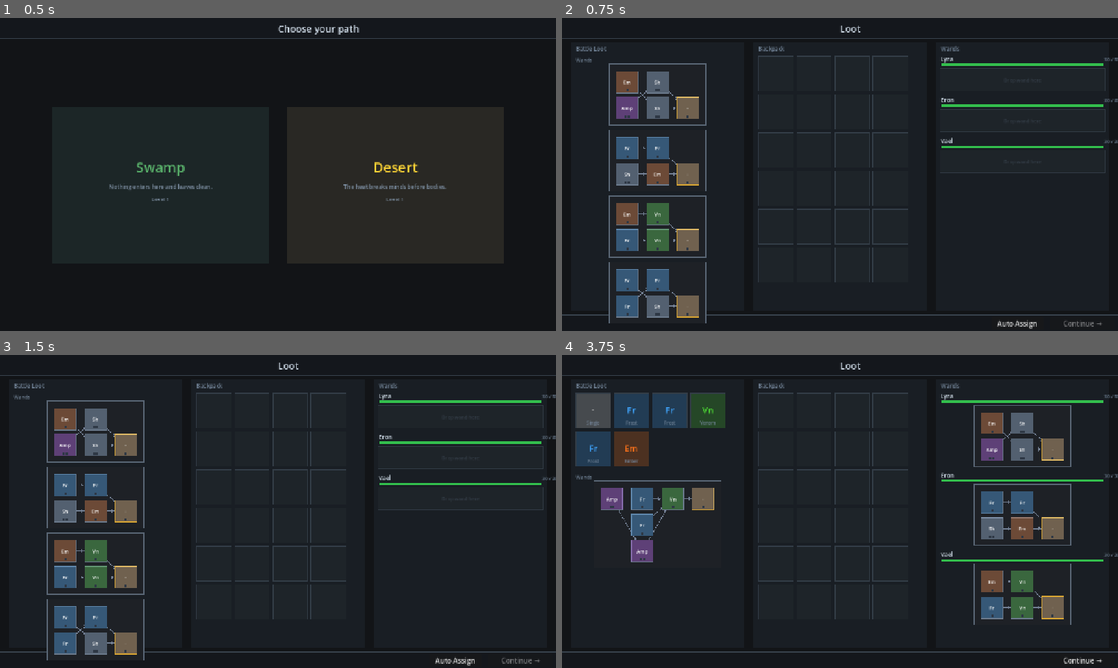
Above: before the commit, frames 1-4 (two rows, left to right).
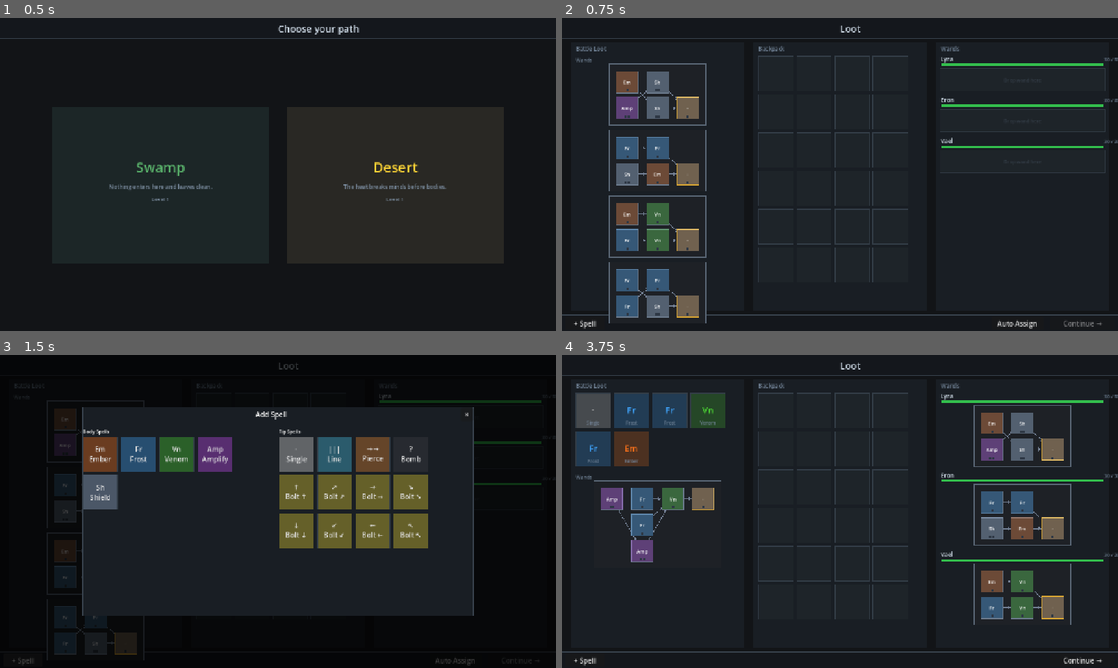
Above: after the commit, the same moments.

Repository: MoYapro/magic-monster-battle
Game: Godot game, scene res://scenes/world/path_selection_screen.tscn
The game is run twice, just before and just after one commit, with the same random seed, the same clock (stepped at 60 frames per second) and the same inputs.
Inputs (mouse positions are in pixels of both pictures, inside the frame that each line leads up to):
- Up to frame 1 (0.5 s): no input
- Up to frame 2 (0.75 s): tap Enter at 0.5 s; move the mouse to (962, 158) at 0.52 s; tap Z at 0.6 s; click (962, 158) at 0.67 s
- Up to frame 3 (1.5 s): click (22, 661) at 1.25 s, where only the run after the commit has a clickable "+ Spell"
- Up to frame 4 (3.75 s): click (1029, 414) at 2 s, where only the run after the commit has a clickable "×"; click "Auto Assign" at 2.75 s; click "🏆 Win" at 3.5 s

Frame 1 is identical in both runs. In frame 2, less than 0.1% of the frame differs, in the area x 2-7%, y 96-100%; in frame 3, 51%, in the area x 0-100%, y 2-100%; in frame 4, less than 0.1%.

Commit message:
add new tips + spell hover

Diff:
--- a/scripts/battle/monsters/stone_giant.gd
+++ b/scripts/battle/monsters/stone_giant.gd
@@ -1,7 +1,7 @@
 class_name StoneGiant extends EnemyData
 
 func _init() -> void:
-	super("stone_giant_1", "Stone Giant", 1000, Vector2i(1, 2), Color(0.50, 0.48, 0.44))
+	super("stone_giant_1", "Stone Giant", 1000, Vector2i(2, 2), Color(0.50, 0.48, 0.44))
 	main_role = MonsterRole.Type.DRAIN_TANK
 	off_role = MonsterRole.Type.BRUISER
 	difficulty_rating = 70
--- a/scripts/battle/spell_data.gd
+++ b/scripts/battle/spell_data.gd
@@ -8,11 +8,12 @@
 var icon: String
 var damage: int
 var mana_cost: int
+var description: String
 
 
 func _init(p_name: String, p_abbrev: String, p_tags: Array[String], p_color: Color,
 		p_pattern: Array[Vector2i] = [], p_icon: String = "", p_damage: int = 0,
-		p_mana_cost: int = 1) -> void:
+		p_mana_cost: int = 1, p_description: String = "") -> void:
 	display_name = p_name
 	abbreviation = p_abbrev
 	tags = p_tags
@@ -21,3 +22,4 @@
 	icon = p_icon
 	damage = p_damage
 	mana_cost = p_mana_cost
+	description = p_description
--- a/scripts/battle/spells/spell_amplify.gd
+++ b/scripts/battle/spells/spell_amplify.gd
@@ -1,4 +1,5 @@
 class_name SpellAmplify
 
 static func create() -> SpellData:
-	return SpellData.new("Amplify", "Amp", ["amplify"], Color(0.80, 0.30, 1.00), [], "", 5, 2)
+	return SpellData.new("Amplify", "Amp", ["amplify"], Color(0.80, 0.30, 1.00), [], "", 5, 2,
+			"Boosts the power of following spells.")
--- /dev/null
+++ b/scripts/battle/spells/spell_bolt_e.gd
@@ -0,0 +1,5 @@
+class_name SpellBoltE
+
+static func create() -> SpellData:
+	return SpellData.new("Bolt →", "→", ["tip", "bolt"], Color(0.95, 0.85, 0.20),
+			[Vector2i(0, 0), Vector2i(1, 0)], "", 5, 1, "Strikes the target and the enemy to its right.")
--- /dev/null
+++ b/scripts/battle/spells/spell_bolt_n.gd
@@ -0,0 +1,5 @@
+class_name SpellBoltN
+
+static func create() -> SpellData:
+	return SpellData.new("Bolt ↑", "↑", ["tip", "bolt"], Color(0.95, 0.85, 0.20),
+			[Vector2i(0, 0), Vector2i(0, -1)], "", 5, 1, "Strikes the target and the enemy above it.")
--- /dev/null
+++ b/scripts/battle/spells/spell_bolt_ne.gd
@@ -0,0 +1,5 @@
+class_name SpellBoltNE
+
+static func create() -> SpellData:
+	return SpellData.new("Bolt ↗", "↗", ["tip", "bolt"], Color(0.95, 0.85, 0.20),
+			[Vector2i(0, 0), Vector2i(1, -1)], "", 5, 1, "Strikes the target and the enemy to its upper-right.")
--- /dev/null
+++ b/scripts/battle/spells/spell_bolt_nw.gd
@@ -0,0 +1,5 @@
+class_name SpellBoltNW
+
+static func create() -> SpellData:
+	return SpellData.new("Bolt ↖", "↖", ["tip", "bolt"], Color(0.95, 0.85, 0.20),
+			[Vector2i(0, 0), Vector2i(-1, -1)], "", 5, 1, "Strikes the target and the enemy to its upper-left.")
--- /dev/null
+++ b/scripts/battle/spells/spell_bolt_s.gd
@@ -0,0 +1,5 @@
+class_name SpellBoltS
+
+static func create() -> SpellData:
+	return SpellData.new("Bolt ↓", "↓", ["tip", "bolt"], Color(0.95, 0.85, 0.20),
+			[Vector2i(0, 0), Vector2i(0, 1)], "", 5, 1, "Strikes the target and the enemy below it.")
--- /dev/null
+++ b/scripts/battle/spells/spell_bolt_se.gd
@@ -0,0 +1,5 @@
+class_name SpellBoltSE
+
+static func create() -> SpellData:
+	return SpellData.new("Bolt ↘", "↘", ["tip", "bolt"], Color(0.95, 0.85, 0.20),
+			[Vector2i(0, 0), Vector2i(1, 1)], "", 5, 1, "Strikes the target and the enemy to its lower-right.")
--- /dev/null
+++ b/scripts/battle/spells/spell_bolt_sw.gd
@@ -0,0 +1,5 @@
+class_name SpellBoltSW
+
+static func create() -> SpellData:
+	return SpellData.new("Bolt ↙", "↙", ["tip", "bolt"], Color(0.95, 0.85, 0.20),
+			[Vector2i(0, 0), Vector2i(-1, 1)], "", 5, 1, "Strikes the target and the enemy to its lower-left.")
--- /dev/null
+++ b/scripts/battle/spells/spell_bolt_w.gd
@@ -0,0 +1,5 @@
+class_name SpellBoltW
+
+static func create() -> SpellData:
+	return SpellData.new("Bolt ←", "←", ["tip", "bolt"], Color(0.95, 0.85, 0.20),
+			[Vector2i(0, 0), Vector2i(-1, 0)], "", 5, 1, "Strikes the target and the enemy to its left.")
--- a/scripts/battle/spells/spell_bomb.gd
+++ b/scripts/battle/spells/spell_bomb.gd
@@ -4,4 +4,5 @@
 	return SpellData.new("Bomb", "", ["tip", "aoe"], Color(0.25, 0.25, 0.28),
 			[Vector2i(-1,-1), Vector2i(-1, 0), Vector2i(-1, 1),
 			 Vector2i( 0,-1), Vector2i( 0, 0), Vector2i( 0, 1),
-			 Vector2i( 1,-1), Vector2i( 1, 0), Vector2i( 1, 1)], "bomb", 3, 3)
+			 Vector2i( 1,-1), Vector2i( 1, 0), Vector2i( 1, 1)], "bomb", 3, 3,
+			"Explodes in a 3x3 area, hitting all nearby enemies.")
--- a/scripts/battle/spells/spell_ember.gd
+++ b/scripts/battle/spells/spell_ember.gd
@@ -1,4 +1,5 @@
 class_name SpellEmber
 
 static func create() -> SpellData:
-	return SpellData.new("Ember", "Em", ["fire"], Color(1.00, 0.45, 0.10), [], "", 3, 1)
+	return SpellData.new("Ember", "Em", ["fire"], Color(1.00, 0.45, 0.10), [], "", 3, 1,
+			"Burns enemies with scorching fire.")
--- a/scripts/battle/spells/spell_frost.gd
+++ b/scripts/battle/spells/spell_frost.gd
@@ -1,4 +1,5 @@
 class_name SpellFrost
 
 static func create() -> SpellData:
-	return SpellData.new("Frost", "Fr", ["water", "frost"], Color(0.25, 0.65, 1.00), [], "", 2, 1)
+	return SpellData.new("Frost", "Fr", ["water", "frost"], Color(0.25, 0.65, 1.00), [], "", 2, 1,
+			"Chills enemies with icy cold.")
--- a/scripts/battle/spells/spell_line.gd
+++ b/scripts/battle/spells/spell_line.gd
@@ -2,4 +2,5 @@
 
 static func create() -> SpellData:
 	return SpellData.new("Line", "|||", ["tip", "line"], Color(0.30, 0.80, 0.95),
-			[Vector2i(0, -1), Vector2i(0, 0), Vector2i(0, 1)], "", 4, 2)
+			[Vector2i(0, -1), Vector2i(0, 0), Vector2i(0, 1)], "", 4, 2,
+			"Strikes three enemies in a vertical line.")
--- a/scripts/battle/spells/spell_pierce.gd
+++ b/scripts/battle/spells/spell_pierce.gd
@@ -2,4 +2,5 @@
 
 static func create() -> SpellData:
 	return SpellData.new("Pierce", "→→", ["tip", "pierce"], Color(0.95, 0.55, 0.20),
-			[Vector2i(0, 0), Vector2i(1, 0), Vector2i(2, 0)], "", 4, 2)
+			[Vector2i(0, 0), Vector2i(1, 0), Vector2i(2, 0)], "", 4, 2,
+			"Pierces through three enemies in a row.")
--- a/scripts/battle/spells/spell_shield.gd
+++ b/scripts/battle/spells/spell_shield.gd
@@ -1,4 +1,5 @@
 class_name SpellShield
 
 static func create() -> SpellData:
-	return SpellData.new("Shield", "Sh", ["shield"], Color(0.65, 0.75, 0.90), [], "", 0, 2)
+	return SpellData.new("Shield", "Sh", ["shield"], Color(0.65, 0.75, 0.90), [], "", 0, 2,
+			"Raises a barrier to absorb damage.")
--- a/scripts/battle/spells/spell_single.gd
+++ b/scripts/battle/spells/spell_single.gd
@@ -2,4 +2,4 @@
 
 static func create() -> SpellData:
 	return SpellData.new("Single", "·", ["tip", "single"], Color(0.90, 0.90, 0.90),
-			[Vector2i(0, 0)], "", 6, 1)
+			[Vector2i(0, 0)], "", 6, 1, "Strikes a single target with focused force.")
--- a/scripts/battle/spells/spell_venom.gd
+++ b/scripts/battle/spells/spell_venom.gd
@@ -1,4 +1,5 @@
 class_name SpellVenom
 
 static func create() -> SpellData:
-	return SpellData.new("Venom", "Vn", ["poison"], Color(0.30, 0.85, 0.20), [], "", 2, 1)
+	return SpellData.new("Venom", "Vn", ["poison"], Color(0.30, 0.85, 0.20), [], "", 2, 1,
+			"Poisons enemies with toxic venom.")
--- a/scripts/battle/wand_generator.gd
+++ b/scripts/battle/wand_generator.gd
@@ -57,6 +57,8 @@
 static func _pick_tip_spell(rng: RandomNumberGenerator) -> SpellData:
 	var spells: Array[SpellData] = [
 		SpellSingle.create(), SpellLine.create(), SpellPierce.create(), SpellBomb.create(),
+		SpellBoltN.create(), SpellBoltNE.create(), SpellBoltE.create(), SpellBoltSE.create(),
+		SpellBoltS.create(), SpellBoltSW.create(), SpellBoltW.create(), SpellBoltNW.create(),
 	]
 	return spells[rng.randi_range(0, spells.size() - 1)]
 
--- a/scripts/loot/loot_screen.gd
+++ b/scripts/loot/loot_screen.gd
@@ -40,6 +40,9 @@
 const COLOR_WAND_CARD      := Color(0.18, 0.28, 0.42)
 const COLOR_WAND_CARD_BORDER := Color(0.38, 0.55, 0.78)
 
+const CATALOG_W := 900.0
+const CATALOG_H := 480.0
+
 # loot wand displays — parallel to GameState.pending_loot_wands
 var _loot_wand_displays: Array[WandDisplay] = []
 # equip wand displays — one per mage (null = no wand)
@@ -55,12 +58,28 @@
 var _drag_pos: Vector2 = Vector2.ZERO
 var _continue_btn: Button = null
 var _auto_assign_btn: Button = null
+var _add_spell_btn: Button = null
+var _catalog_layer: CanvasLayer = null
+var _catalog_pick: bool = false
+
+const TOOLTIP_DELAY := 1.0
+var _hover_spell: SpellData = null
+var _hover_timer: float = 0.0
+var _cursor_pos: Vector2 = Vector2.ZERO
+var _tooltip_layer: CanvasLayer = null
+var _tooltip_panel: PanelContainer = null
+var _tooltip_name: Label = null
+var _tooltip_desc: Label = null
+var _tooltip_stats: Label = null
+var _tooltip_effects: Label = null
 
 
 func _ready() -> void:
 	_build_loot_wands()
 	_build_equip_wands()
 	_build_bottom_bar()
+	_build_catalog_layer()
+	_build_tooltip_layer()
 
 
 func _draw() -> void:
@@ -80,9 +99,13 @@
 
 func _input(event: InputEvent) -> void:
 	if event is InputEventMouseMotion:
+		var motion := event as InputEventMouseMotion
+		_cursor_pos = motion.position
 		if _dragging != null or _dragging_wand != null:
-			_drag_pos = (event as InputEventMouseMotion).position
+			_drag_pos = motion.position
 			queue_redraw()
+		else:
+			_update_hover(motion.position)
 		return
 	if not (event is InputEventMouseButton):
 		return
@@ -90,9 +113,14 @@
 	if mb.button_index != MOUSE_BUTTON_LEFT:
 		return
 	if mb.pressed:
-		_try_start_drag(mb.position)
+		if _catalog_pick:
+			_catalog_pick = false
+			_end_drag(mb.position)
+		else:
+			_try_start_drag(mb.position)
 	else:
-		_end_drag(mb.position)
+		if not _catalog_pick:
+			_end_drag(mb.position)
 
 
 func _try_start_drag(pos: Vector2) -> void:
@@ -485,6 +513,233 @@
 		y += row_h
 
 
+# --- spell catalog ---
+
+func _all_body_spells() -> Array[SpellData]:
+	return [SpellEmber.create(), SpellFrost.create(), SpellVenom.create(),
+			SpellAmplify.create(), SpellShield.create()]
+
+
+func _all_tip_spells() -> Array[SpellData]:
+	return [SpellSingle.create(), SpellLine.create(), SpellPierce.create(), SpellBomb.create(),
+			SpellBoltN.create(), SpellBoltNE.create(), SpellBoltE.create(), SpellBoltSE.create(),
+			SpellBoltS.create(), SpellBoltSW.create(), SpellBoltW.create(), SpellBoltNW.create()]
+
+
+func _build_catalog_layer() -> void:
+	_catalog_layer = CanvasLayer.new()
+	_catalog_layer.layer = 2
+	_catalog_layer.visible = false
+	add_child(_catalog_layer)
+
+	var dim := ColorRect.new()
+	dim.color = Color(0.0, 0.0, 0.0, 0.72)
+	dim.set_anchors_and_offsets_preset(Control.PRESET_FULL_RECT)
+	dim.mouse_filter = Control.MOUSE_FILTER_STOP
+	_catalog_layer.add_child(dim)
+
+	var panel_style := StyleBoxFlat.new()
+	panel_style.bg_color = COLOR_PANEL
+	panel_style.border_color = COLOR_BORDER
+	panel_style.set_border_width_all(1)
+
+	var panel := PanelContainer.new()
+	panel.add_theme_stylebox_override("panel", panel_style)
+	panel.size = Vector2(CATALOG_W, CATALOG_H)
+	panel.position = Vector2((SCREEN_W - CATALOG_W) * 0.5, (SCREEN_H - CATALOG_H) * 0.5)
+	_catalog_layer.add_child(panel)
+
+	var outer := VBoxContainer.new()
+	outer.add_theme_constant_override("separation", 6)
+	panel.add_child(outer)
+
+	var title_row := HBoxContainer.new()
+	outer.add_child(title_row)
+	var title_lbl := Label.new()
+	title_lbl.text = "Add Spell"
+	title_lbl.size_flags_horizontal = Control.SIZE_EXPAND_FILL
+	title_lbl.horizontal_alignment = HORIZONTAL_ALIGNMENT_CENTER
+	title_row.add_child(title_lbl)
+	var close_btn := Button.new()
+	close_btn.text = "×"
+	close_btn.custom_minimum_size = Vector2(28, 28)
+	close_btn.pressed.connect(_close_catalog)
+	title_row.add_child(close_btn)
+
+	var sep := HSeparator.new()
+	outer.add_child(sep)
+
+	var content := HBoxContainer.new()
+	content.add_theme_constant_override("separation", 0)
+	outer.add_child(content)
+
+	content.add_child(_build_spell_section("Body Spells", _all_body_spells()))
+	var vsep := VSeparator.new()
+	content.add_child(vsep)
+	content.add_child(_build_spell_section("Tip Spells", _all_tip_spells()))
+
+
+func _build_spell_section(title: String, spells: Array[SpellData]) -> VBoxContainer:
+	var section := VBoxContainer.new()
+	section.size_flags_horizontal = Control.SIZE_EXPAND_FILL
+	section.add_theme_constant_override("separation", 4)
+	var lbl := Label.new()
+	lbl.text = title
+	lbl.add_theme_font_size_override("font_size", 11)
+	section.add_child(lbl)
+	var grid := GridContainer.new()
+	grid.columns = CARDS_PER_ROW
+	grid.add_theme_constant_override("h_separation", CARD_GAP)
+	grid.add_theme_constant_override("v_separation", CARD_GAP)
+	section.add_child(grid)
+	for spell in spells:
+		grid.add_child(_make_spell_button(spell))
+	return section
+
+
+func _make_spell_button(spell: SpellData) -> Button:
+	var btn := Button.new()
+	btn.custom_minimum_size = Vector2(CARD_SIZE, CARD_SIZE)
+	var tint := spell.element_color
+	tint.a = 0.35
+	var normal := StyleBoxFlat.new()
+	normal.bg_color = tint
+	normal.border_color = COLOR_SLOT_BORDER
+	normal.set_border_width_all(1)
+	var hover := StyleBoxFlat.new()
+	hover.bg_color = spell.element_color * Color(1, 1, 1, 0.55)
+	hover.border_color = spell.element_color
+	hover.set_border_width_all(1)
+	btn.add_theme_stylebox_override("normal", normal)
+	btn.add_theme_stylebox_override("hover", hover)
+	btn.add_theme_stylebox_override("pressed", hover)
+	var label := spell.abbreviation if not spell.abbreviation.is_empty() else "?"
+	btn.text = label + "\n" + spell.display_name
+	btn.pressed.connect(func() -> void: _on_catalog_spell_selected(spell))
+	return btn
+
+
+func _on_catalog_spell_selected(spell: SpellData) -> void:
+	_dragging = spell
+	_drag_pos = get_viewport().get_mouse_position()
+	_drag_source = "loot"
+	_catalog_pick = true
+	_close_catalog()
+
+
+func _on_add_spell_pressed() -> void:
+	_catalog_layer.visible = true
+
+
+func _close_catalog() -> void:
+	_catalog_layer.visible = false
+
+
+# --- tooltip ---
+
+func _process(delta: float) -> void:
+	if _hover_spell == null or _tooltip_layer.visible:
+		return
+	_hover_timer += delta
+	if _hover_timer >= TOOLTIP_DELAY:
+		_show_tooltip(_hover_spell, _cursor_pos)
+
+
+func _spell_at(pos: Vector2) -> SpellData:
+	var loot_idx := _card_index_at(pos, LOOT_X, GameState.pending_loot.size())
+	if loot_idx >= 0:
+		return GameState.pending_loot[loot_idx]
+	var pack_idx := _card_index_at(pos, PACK_X, GameState.backpack.size())
+	if pack_idx >= 0:
+		return GameState.backpack[pack_idx]
+	var all_wands: Array[WandDisplay] = []
+	all_wands.append_array(_loot_wand_displays)
+	for wd: WandDisplay in _equip_wand_displays:
+		if wd != null:
+			all_wands.append(wd)
+	for wd: WandDisplay in all_wands:
+		var slot := wd.get_slot_at(wd.to_local(pos))
+		if slot != null and slot.spell != null:
+			return slot.spell
+	return null
+
+
+func _update_hover(pos: Vector2) -> void:
+	if _catalog_layer.visible:
+		return
+	var spell := _spell_at(pos)
+	if spell != _hover_spell:
+		_hover_spell = spell
+		_hover_timer = 0.0
+		_tooltip_layer.visible = false
+
+
+func _show_tooltip(spell: SpellData, pos: Vector2) -> void:
+	_tooltip_name.text = spell.display_name
+	_tooltip_desc.text = spell.description
+	_tooltip_desc.visible = not spell.description.is_empty()
+	_tooltip_stats.text = "Damage: %d     Mana: %d" % [spell.damage, spell.mana_cost]
+	var effect_whitelist := ["fire", "water", "frost", "poison", "shield", "amplify", "aoe"]
+	var effects: Array = spell.tags.filter(
+			func(t: String) -> bool: return t in effect_whitelist)
+	if effects.is_empty():
+		_tooltip_effects.visible = false
+	else:
+		var names: Array = effects.map(func(t: String) -> String: return t.capitalize())
+		_tooltip_effects.text = "Effects: " + ", ".join(names)
+		_tooltip_effects.visible = true
+	var tp := pos + Vector2(18.0, 18.0)
+	tp.x = clampf(tp.x, 0.0, SCREEN_W - 250.0)
+	tp.y = clampf(tp.y, 0.0, SCREEN_H - 160.0)
+	_tooltip_panel.position = tp
+	_tooltip_layer.visible = true
+
+
+func _build_tooltip_layer() -> void:
+	_tooltip_layer = CanvasLayer.new()
+	_tooltip_layer.layer = 3
+	_tooltip_layer.visible = false
+	add_child(_tooltip_layer)
+
+	var style := StyleBoxFlat.new()
+	style.bg_color = Color(0.07, 0.09, 0.11, 0.97)
+	style.border_color = COLOR_BORDER
+	style.set_border_width_all(1)
+	style.set_content_margin_all(10)
+
+	_tooltip_panel = PanelContainer.new()
+	_tooltip_panel.custom_minimum_size = Vector2(230, 0)
+	_tooltip_panel.add_theme_stylebox_override("panel", style)
+	_tooltip_layer.add_child(_tooltip_panel)
+
+	var vbox := VBoxContainer.new()
+	vbox.add_theme_constant_override("separation", 5)
+	_tooltip_panel.add_child(vbox)
+
+	_tooltip_name = Label.new()
+	_tooltip_name.add_theme_font_size_override("font_size", 14)
+	_tooltip_name.modulate = COLOR_SCREEN_TITLE
+	vbox.add_child(_tooltip_name)
+
+	_tooltip_desc = Label.new()
+	_tooltip_desc.add_theme_font_size_override("font_size", 11)
+	_tooltip_desc.autowrap_mode = TextServer.AUTOWRAP_WORD_SMART
+	_tooltip_desc.modulate = COLOR_SECTION
+	vbox.add_child(_tooltip_desc)
+
+	vbox.add_child(HSeparator.new())
+
+	_tooltip_stats = Label.new()
+	_tooltip_stats.add_theme_font_size_override("font_size", 11)
+	_tooltip_stats.modulate = COLOR_MAGE_NAME
+	vbox.add_child(_tooltip_stats)
+
+	_tooltip_effects = Label.new()
+	_tooltip_effects.add_theme_font_size_override("font_size", 11)
+	_tooltip_effects.modulate = COLOR_SECTION
+	vbox.add_child(_tooltip_effects)
+
+
 # --- bottom bar ---
 
 func _draw_bottom_bar_bg() -> void:
@@ -496,6 +751,12 @@
 func _build_bottom_bar() -> void:
 	var layer := CanvasLayer.new()
 	add_child(layer)
+	_add_spell_btn = Button.new()
+	_add_spell_btn.text = "+ Spell"
+	_add_spell_btn.size = Vector2(90, BOTTOM_BAR_H - 10)
+	_add_spell_btn.position = Vector2(8.0, SCREEN_H - BOTTOM_BAR_H + 5.0)
+	_add_spell_btn.pressed.connect(_on_add_spell_pressed)
+	layer.add_child(_add_spell_btn)
 	_continue_btn = Button.new()
 	_continue_btn.text = "Continue →"
 	_continue_btn.size = Vector2(148, BOTTOM_BAR_H - 10)
Not shown, added: scripts/battle/spells/spell_bolt_e.gd.uid
Not shown, added: scripts/battle/spells/spell_bolt_n.gd.uid
Not shown, added: scripts/battle/spells/spell_bolt_ne.gd.uid
Not shown, added: scripts/battle/spells/spell_bolt_nw.gd.uid
Not shown, added: scripts/battle/spells/spell_bolt_s.gd.uid
Not shown, added: scripts/battle/spells/spell_bolt_se.gd.uid
Not shown, added: scripts/battle/spells/spell_bolt_sw.gd.uid
Not shown, added: scripts/battle/spells/spell_bolt_w.gd.uid
